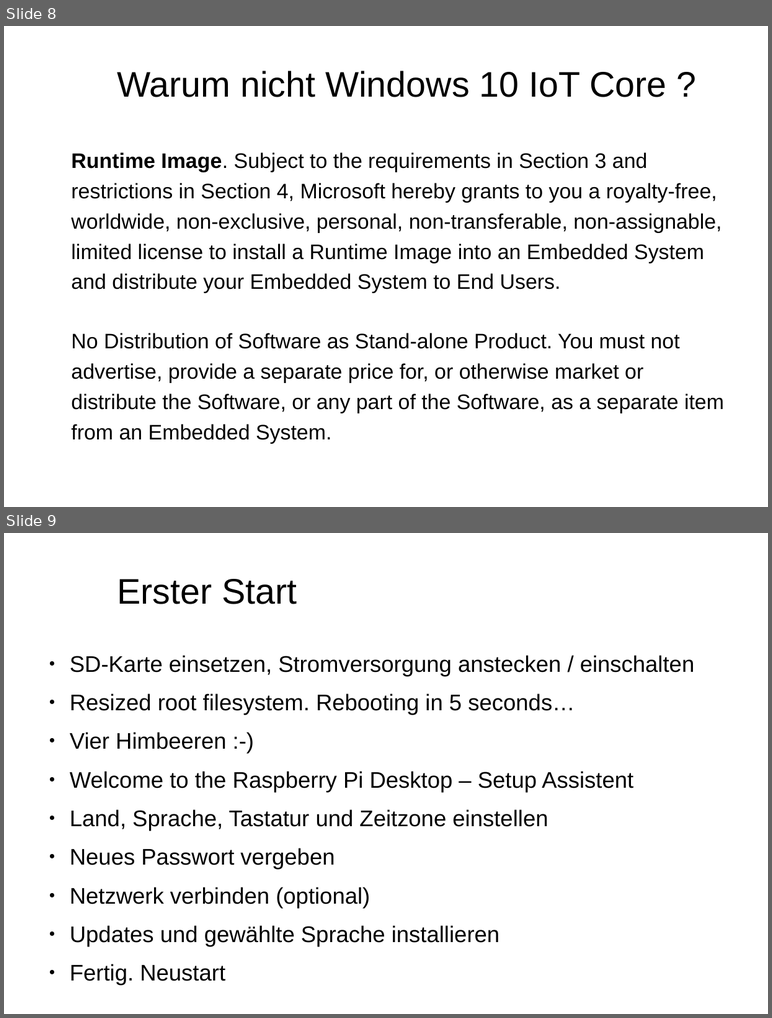
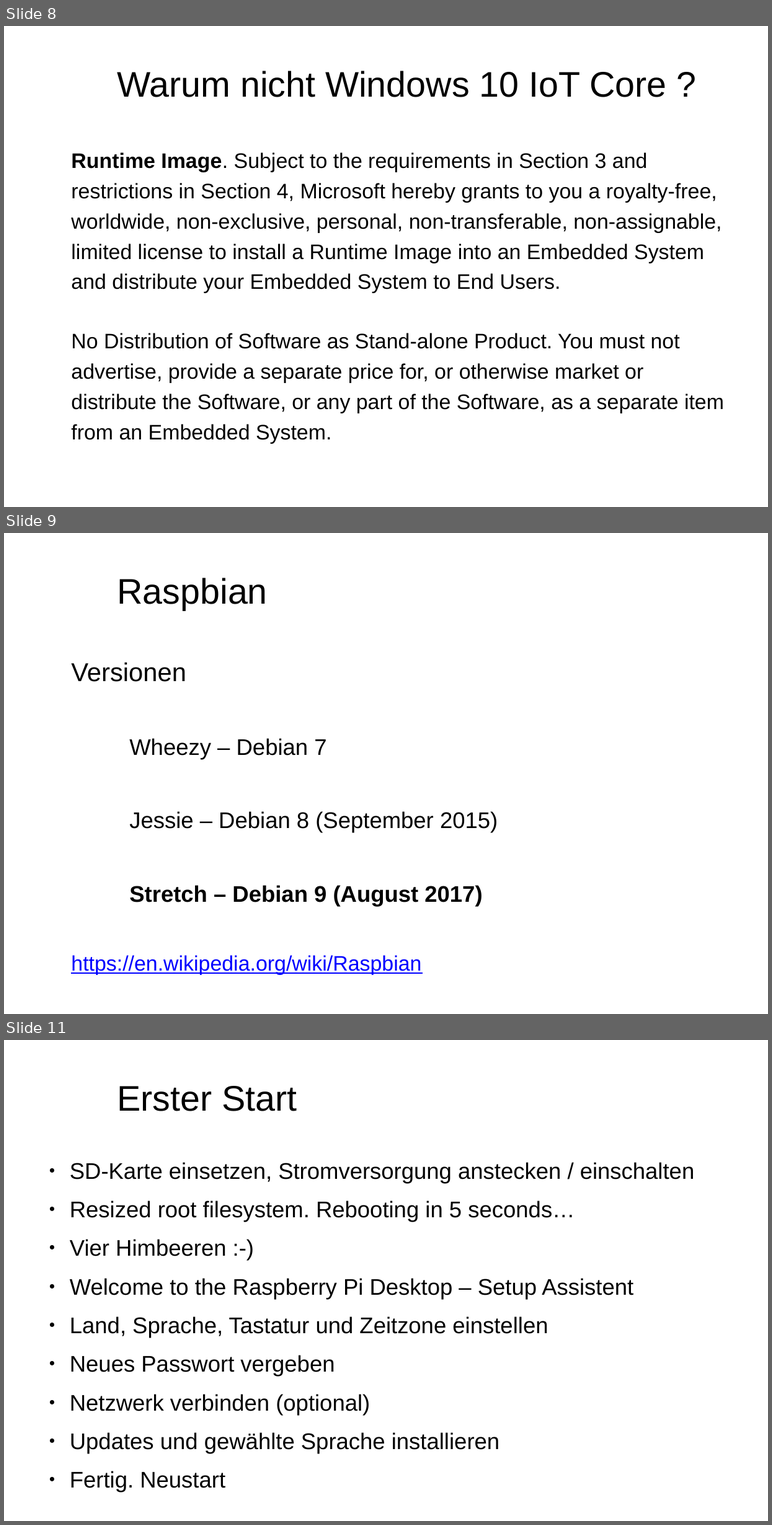
Before and after one commit to FrankPfattheicher/RaspiDotnet, a slide deck: Slides/RaspiDotnet.pptx. Shown one above the other, each under a label of ours: slides 8 and 9 before the commit, slides 8, 9 and 11 after it; the slides between them are not shown. The pictures are 772x1018 and 772x1525 pixels, drawn with LibreOffice and Linux fonts; fonts in the diff are those of the drawing; background and template pictures are left out. Boxes give left, top, right and bottom in pixels: in the first picture for what was removed or moved away, otherwise in the second. Text is boxed around its words. In the diff, an @@ line names an element or a change of style, - is before the commit and + after.

```diff
--- a/Slides/RaspiDotnet.pptx
+++ b/Slides/RaspiDotnet.pptx
@@ slide 9 added at <box>4,533,768,1014</box>, background picture (left out) @@
@@ text added at <box>117,578,268,610</box>, 44 pt, text #000000 @@
+Raspbian
@@ text added at <box>71,662,498,974</box>, 28 pt, text #000000 @@
+Versionen
+Wheezy – Debian 7
+Jessie – Debian 8 (September 2015)
+Stretch – Debian 9 (August 2017)
+https://en.wikipedia.org/wiki/Raspbian
@@ what was slide 9 is now slide 11 @@
```
Also in this commit, not shown: 2 slides changed, 9 other slides added, 6 other files.
